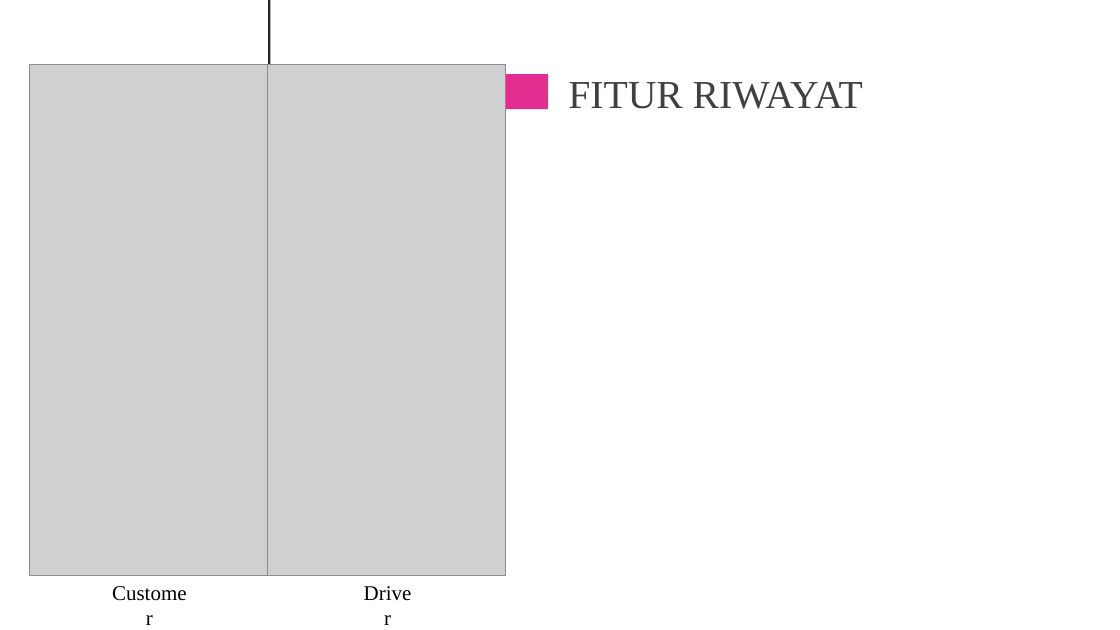
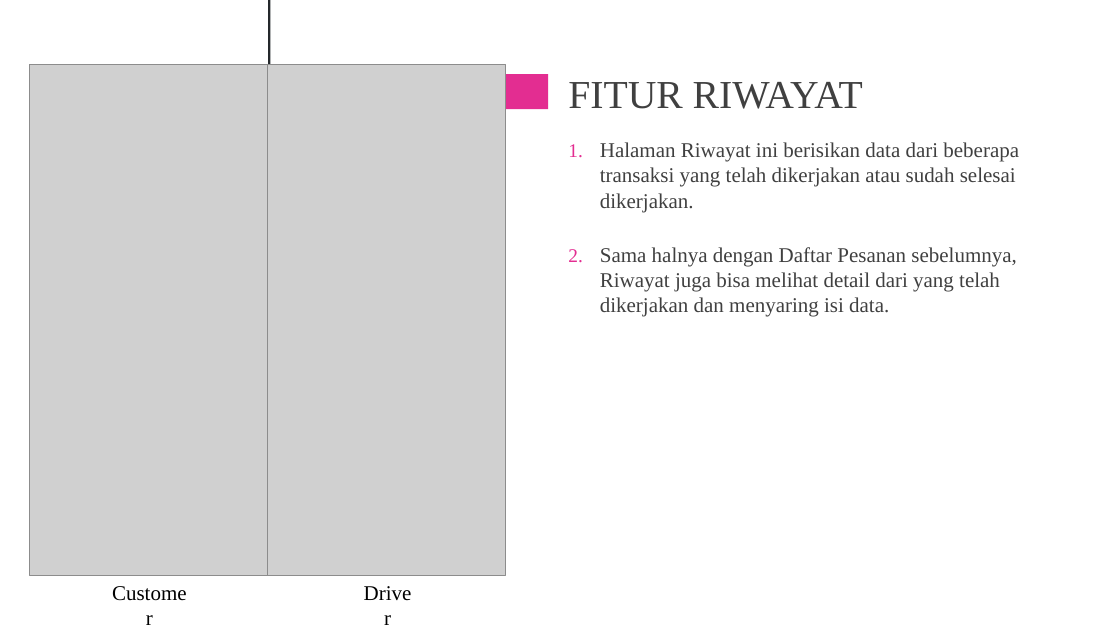
Before and after one commit to palindungan/file_penting_cadangan, a slide deck: slide 11 of PKL Industri 2020/magang_ppt.pptx (slide 10 before the commit). Drawn at 1120x630 pixels with LibreOffice and Linux fonts; fonts in the diff are those of the drawing; grey boxes stand for pictures. Boxes give left, top, right and bottom in pixels: in the first picture for what was removed or moved away, otherwise in the second. Text is boxed around its words. In the diff, an @@ line names an element or a change of style, - is before the commit and + after.

```diff
--- a/PKL Industri 2020/magang_ppt.pptx
+++ b/PKL Industri 2020/magang_ppt.pptx
@@ text added at <box>600,142,1019,317</box>, 18 pt, text #404040 @@
+1. Halaman Riwayat ini berisikan data dari beberapa transaksi yang telah dikerjakan atau sudah selesai dikerjakan.
+2. Sama halnya dengan Daftar Pesanan sebelumnya, Riwayat juga bisa melihat detail dari yang telah dikerjakan dan menyaring isi data.
```
Also in this commit, not shown: 8 other slides changed, 1 slide added, 1 other file.
